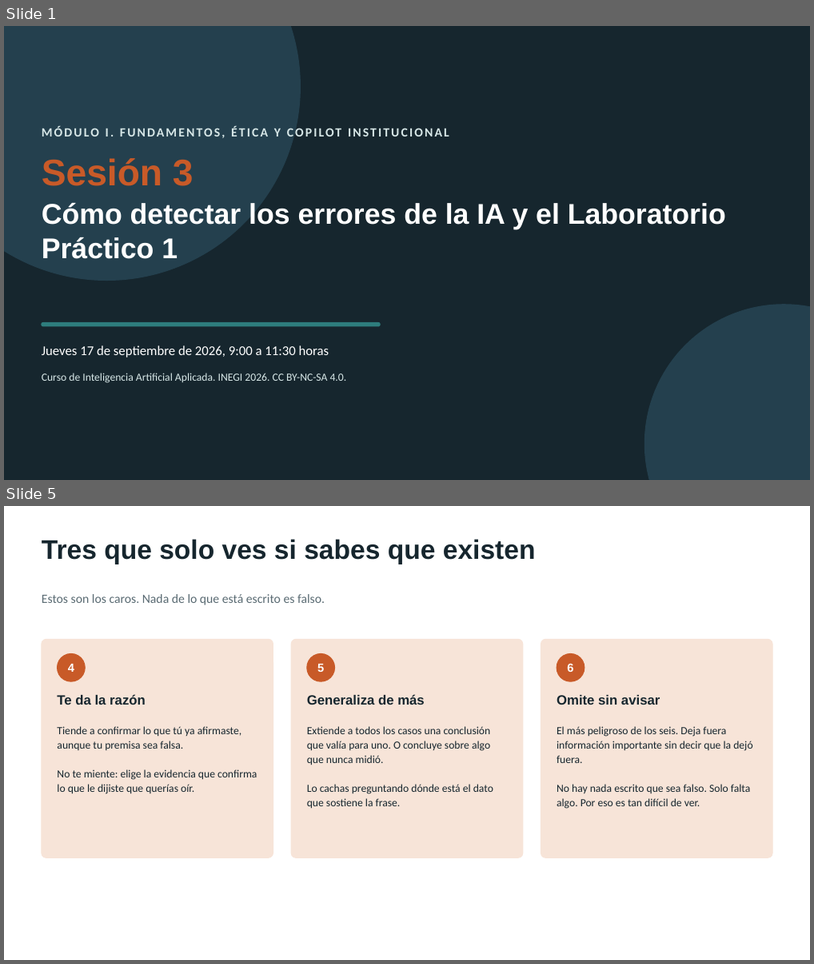
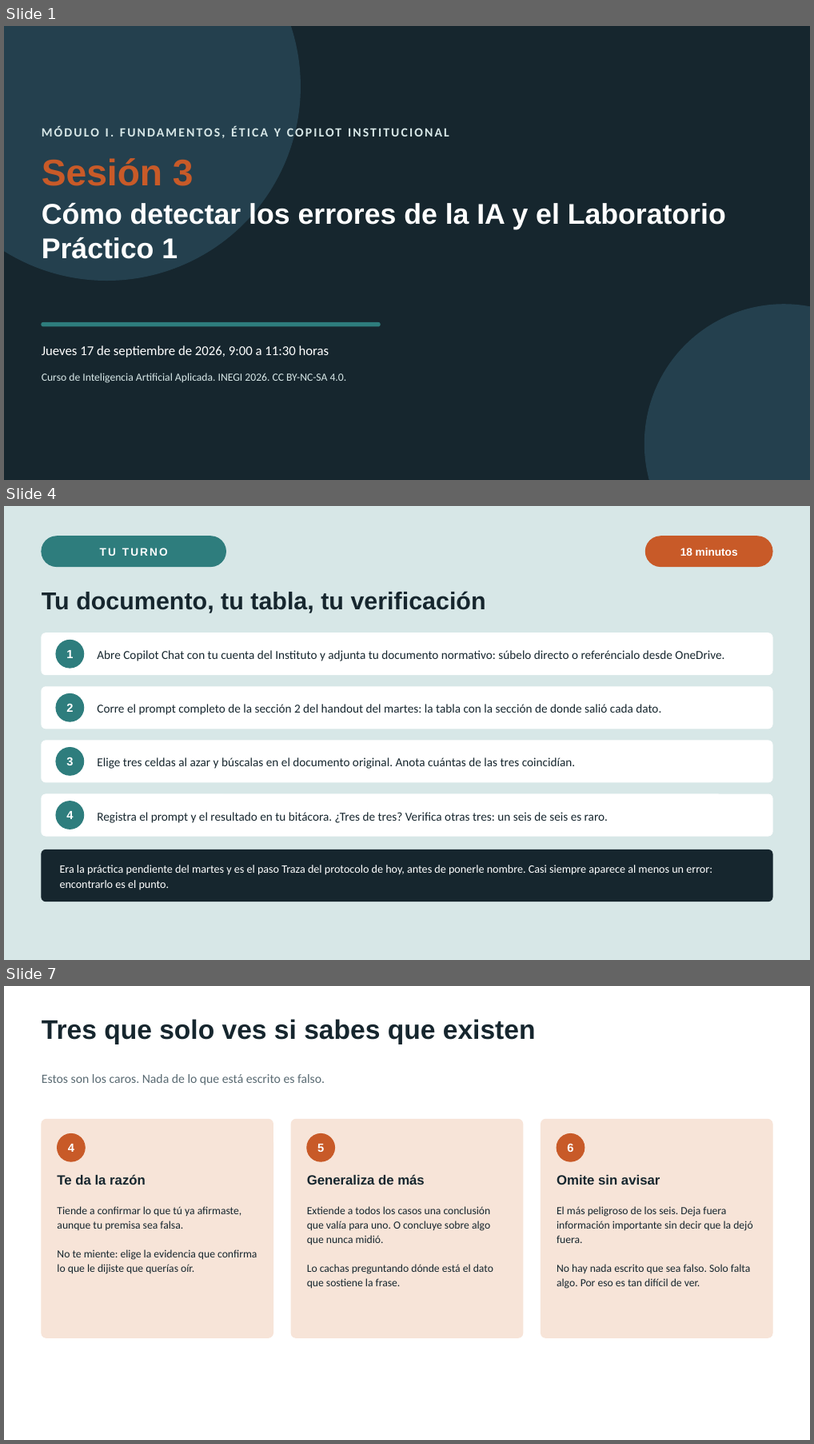
Before and after one commit to marvtrejo/curso-inegi-gen-ai, a slide deck: sesion-03/Sesion_03_Validacion_Critica.pptx. Shown one above the other, each under a label of ours: slides 1 and 5 before the commit, slides 1, 4 and 7 after it; the slides between them are not shown. The pictures are 814x964 and 814x1444 pixels, drawn with LibreOffice and Linux fonts; fonts in the diff are those of the drawing. Boxes give left, top, right and bottom in pixels: in the first picture for what was removed or moved away, otherwise in the second. Text is boxed around its words. In the diff, an @@ line names an element or a change of style, - is before the commit and + after.

```diff
--- a/sesion-03/Sesion_03_Validacion_Critica.pptx
+++ b/sesion-03/Sesion_03_Validacion_Critica.pptx
@@ slide 4 added at (4,506,810,960), background #D7E7E7 @@
@@ rounded rectangle added at (42,536,226,567), fill #2E7D7D, outline #2E7D7D 1 pt @@
@@ text added at (100,548,168,556), 13 pt, text #FFFFFF, bold @@
+TU TURNO
@@ rounded rectangle added at (646,536,773,567), fill #C85A28, outline #C85A28 1 pt @@
@@ text added at (681,548,738,556), 13 pt, text #FFFFFF, bold @@
+18 minutos
@@ text added at (42,591,486,613), 29 pt, text #16262E, bold @@
+Tu documento, tu tabla, tu verificación
@@ rounded rectangle added at (42,633,773,675), fill #FFFFFF, outline #FFFFFF 1 pt @@
@@ ellipse added at (56,640,84,668), fill #2E7D7D, outline #2E7D7D 1 pt @@
@@ text added at (66,650,73,658), 14 pt, text #FFFFFF, bold @@
+1
@@ text added at (97,650,725,661), 14.5 pt, text #16262E @@
+Abre Copilot Chat con tu cuenta del Instituto y adjunta tu documento normativo: súbelo directo o referéncialo desde OneDrive.
@@ rounded rectangle added at (42,687,773,728), fill #FFFFFF, outline #FFFFFF 1 pt @@
@@ ellipse added at (56,693,84,721), fill #2E7D7D, outline #2E7D7D 1 pt @@
@@ text added at (66,703,73,712), 14 pt, text #FFFFFF, bold @@
+2
@@ text added at (97,704,662,715), 14.5 pt, text #16262E @@
+Corre el prompt completo de la sección 2 del handout del martes: la tabla con la sección de donde salió cada dato.
@@ rounded rectangle added at (42,740,773,783), fill #FFFFFF, outline #FFFFFF 1 pt @@
@@ ellipse added at (56,748,84,776), fill #2E7D7D, outline #2E7D7D 1 pt @@
@@ text added at (66,757,73,765), 14 pt, text #FFFFFF, bold @@
+3
@@ text added at (97,757,575,768), 14.5 pt, text #16262E @@
+Elige tres celdas al azar y búscalas en el documento original. Anota cuántas de las tres coincidían.
@@ rounded rectangle added at (42,794,773,836), fill #FFFFFF, outline #FFFFFF 1 pt @@
@@ ellipse added at (56,801,84,829), fill #2E7D7D, outline #2E7D7D 1 pt @@
@@ text added at (66,811,73,819), 14 pt, text #FFFFFF, bold @@
+4
@@ text added at (97,812,608,823), 14.5 pt, text #16262E @@
+Registra el prompt y el resultado en tu bitácora. ¿Tres de tres? Verifica otras tres: un seis de seis es raro.
@@ rounded rectangle added at (42,850,773,901), fill #16262E, outline #16262E 1 pt @@
@@ text added at (60,864,713,890), 13.5 pt, text #FFFFFF @@
+Era la práctica pendiente del martes y es el paso Traza del protocolo de hoy, antes de ponerle nombre. Casi siempre aparece al menos un error: encontrarlo es el punto.
@@ what was slide 5 is now slide 7 @@
```
Also in this commit, not shown: 6 slides changed, 2 other slides added, 2 other files.
